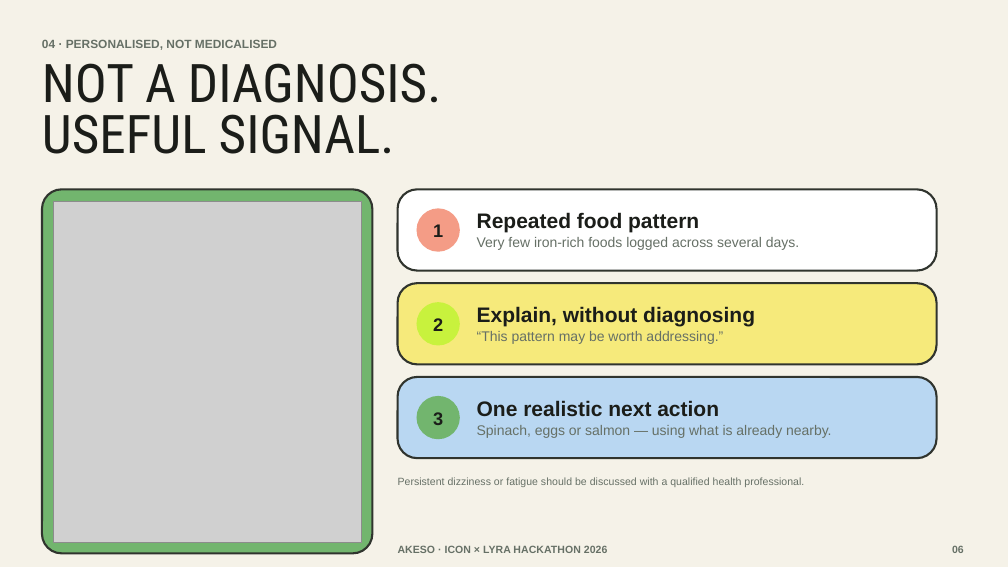
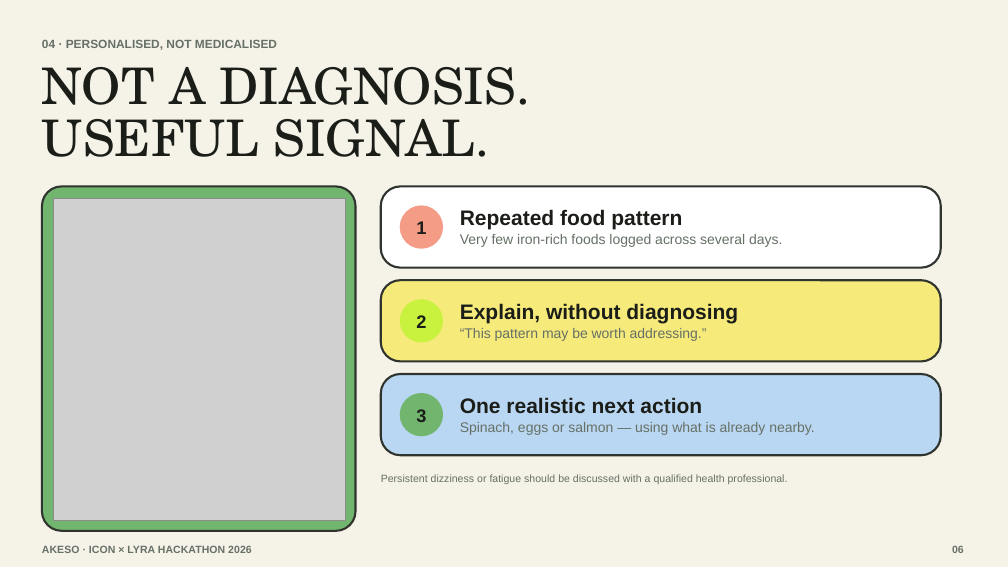
Before and after one commit to EdwinjJ1/akeso, a slide deck: slide 7 of pitch/Akeso-ICON-Lyra-Pitch-Revised.pptx. Drawn at 1008x567 pixels with LibreOffice and Linux fonts; fonts in the diff are those of the drawing; grey boxes stand for pictures. Boxes give left, top, right and bottom in pixels: in the first picture for what was removed or moved away, otherwise in the second. Text is boxed around its words. In the diff, an @@ line names an element or a change of style, - is before the commit and + after.

```diff
--- a/pitch/Akeso-ICON-Lyra-Pitch-Revised.pptx
+++ b/pitch/Akeso-ICON-Lyra-Pitch-Revised.pptx
@@ text "NOT A DIAGNOSIS." at (42,67,530,157): size 38 to 36 pt, font Roboto Condensed to TeX Gyre Schola; line spacing 36.5pt to 37.4pt @@
@@ rounded rectangle: place and size @@
-rounded rectangle at (42,190,373,553)
+rounded rectangle at (42,186,356,531)
@@ rounded rectangle at (42,186,356,531): proportions changed @@
@@ picture: place and size @@
-picture at (53,202,362,543)
+picture at (53,199,345,520)
@@ rounded rectangle: place and size @@
-rounded rectangle at (397,190,936,271)
+rounded rectangle at (381,186,941,268)
@@ rounded rectangle: place and size @@
-rounded rectangle at (397,283,936,365)
+rounded rectangle at (381,280,941,362)
@@ rounded rectangle: place and size @@
-rounded rectangle at (397,377,936,459)
+rounded rectangle at (381,374,941,456)
@@ 9 texts, 3 rounded rectangles: place and size @@
-9 texts, 3 rounded rectangles at (416,209,832,439)
+9 texts, 3 rounded rectangles at (400,206,815,436)
@@ text "Persistent dizziness or fatigue should ...": place and size @@
-text "Persistent dizziness or fatigue should ..." at (398,477,804,487)
+text "Persistent dizziness or fatigue should ..." at (381,474,788,484)
@@ text "AKESO · ICON × LYRA ...": place and size @@
-text "AKESO · ICON × LYRA ..." at (398,546,607,553)
+text "AKESO · ICON × LYRA ..." at (42,545,251,553)
```
Also in this commit, not shown: 9 other slides changed, 1 slide added, 2 other files.
